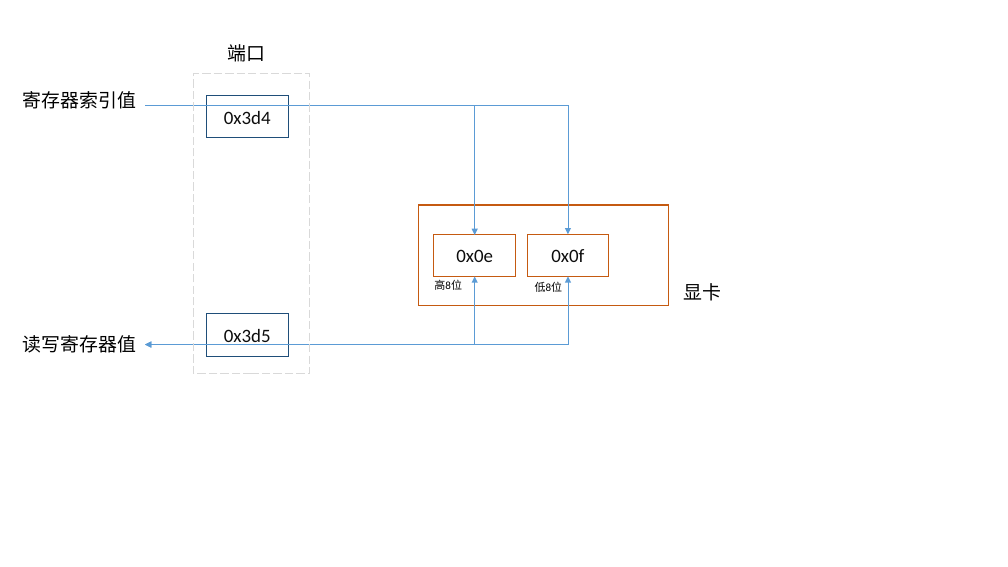
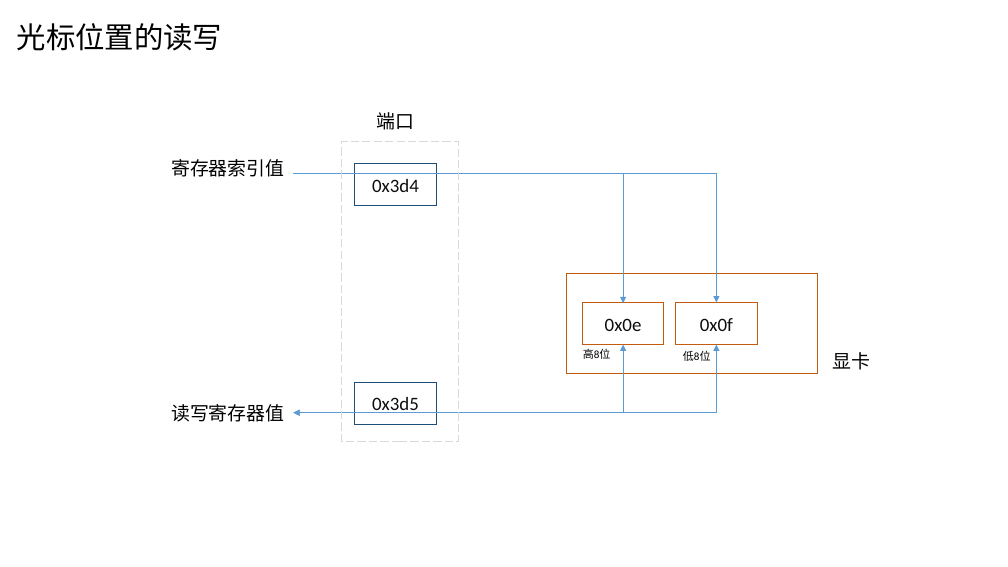
Before and after one commit to at0x7c00/mykernel, a slide deck: slide 4 of ppts/x86.pptx. Drawn at 1008x567 pixels with LibreOffice and Linux fonts; fonts in the diff are those of the drawing. Boxes give left, top, right and bottom in pixels: in the first picture for what was removed or moved away, otherwise in the second. Text is boxed around its words. In the diff, an @@ line names an element or a change of style, - is before the commit and + after.

Commit message:
update ppt

```diff
--- a/ppts/x86.pptx
+++ b/ppts/x86.pptx
@@ text added at (17,23,223,51), 28 pt, text #000000 @@
+光标位置的读写
@@ 6 rectangles, 6 texts, 2 elbow arrows, 2 elbow double arrows: place and size @@
-6 rectangles, 6 texts, 2 elbow arrows, 2 elbow double arrows at (23,44,722,373)
+6 rectangles, 6 texts, 2 elbow arrows, 2 elbow double arrows at (171,112,870,441)
```
Also in this commit, not shown: 2 slides added.
